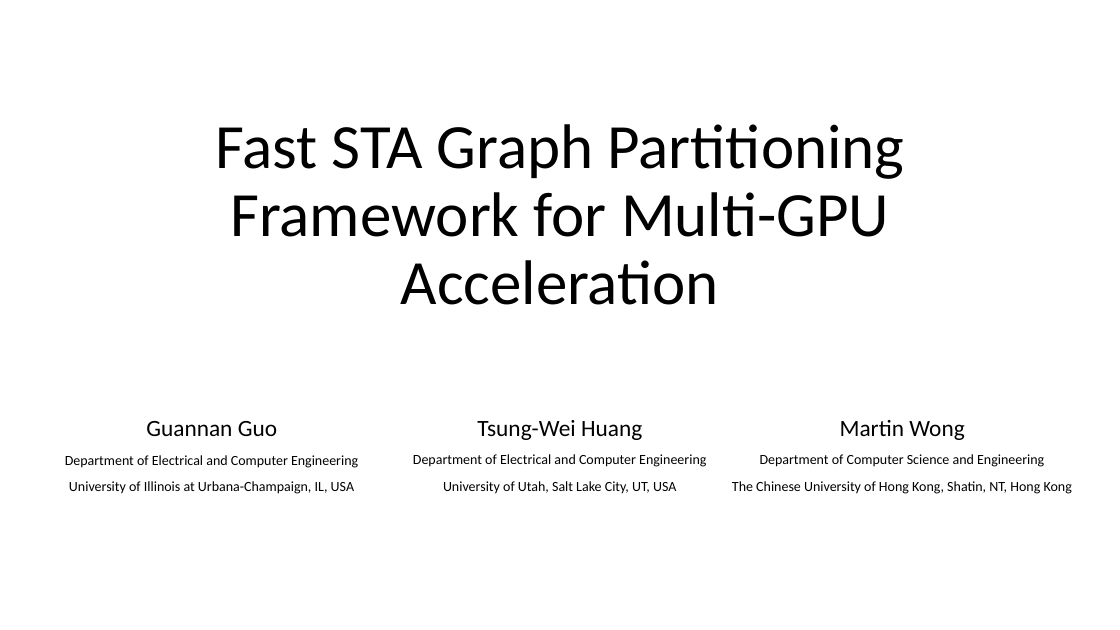
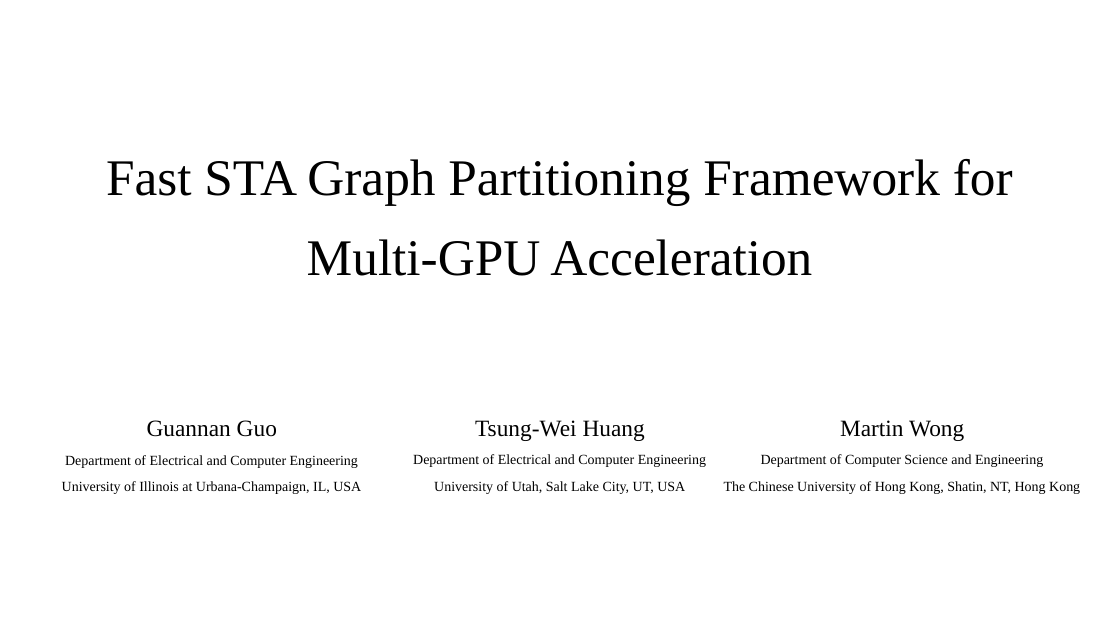
Before and after one commit to Pacific-Feng-Studuies/Studied-Papers, a slide deck: slide 1 of GM/Partition/Fast STA Graph Partitioning Framework for Multi-GPU Acceleration/Fast STA Graph Partitioning Framework for Multi-GPU Acceleration.pptx. Drawn at 1120x630 pixels with LibreOffice and Linux fonts; fonts in the diff are those of the drawing. Boxes give left, top, right and bottom in pixels: in the first picture for what was removed or moved away, otherwise in the second. Text is boxed around its words. In the diff, an @@ line names an element or a change of style, - is before the commit and + after.

```diff
--- a/GM/Partition/Fast STA Graph Partitioning Framework for Multi-GPU Acceleration/Fast STA Graph Partitioning Framework for Multi-GPU Acceleration.pptx
+++ b/GM/Partition/Fast STA Graph Partitioning Framework for Multi-GPU Acceleration/Fast STA Graph Partitioning Framework for Multi-GPU Acceleration.pptx
@@ title "Fast STA Graph Partitioning Framework ...": place and size @@
-title "Fast STA Graph Partitioning Framework ..." at bbox=[215, 124, 905, 305]
+title "Fast STA Graph Partitioning Framework ..." at bbox=[106, 159, 1013, 276]
@@ title "Fast STA Graph Partitioning Framework ..." at bbox=[106, 159, 1013, 276]: size 54 to 44 pt, font Calibri to Times New Roman; line spacing 0.9 to 1.3; more space between paragraphs; vertical alignment bottom to middle @@
@@ font Calibri to Times New Roman in 3 elements at bbox=[413, 420, 706, 494], bbox=[62, 420, 361, 494], bbox=[724, 420, 1080, 494] @@
```
Also in this commit, not shown: 12 other slides changed, 8 slides added.
